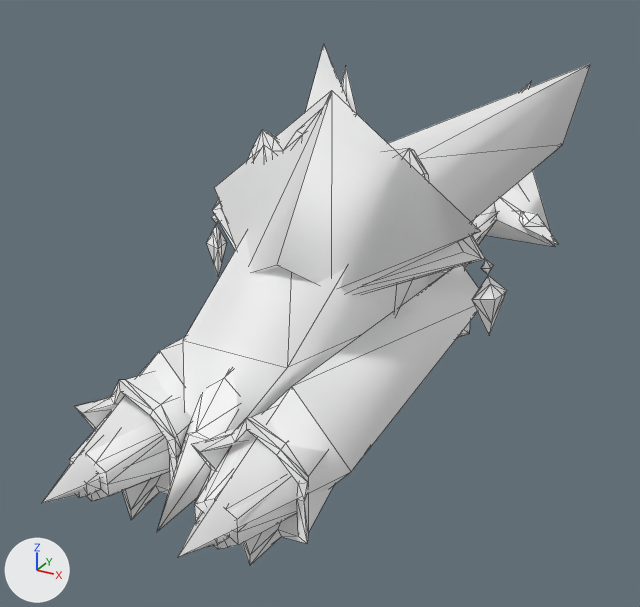
Two versions of the glTF model docs/models/weapons/w04/139.glb, one commit apart.
Before and after are seen from a 50 mm camera at (0.835, -2.181, 0.641) aimed at (-0.137, -0.415, -0.242). Lighting does not change. The marker at lower left points along +X, +Y and +Z. The picture after the commit comes second. Mesh edges are drawn as thin lines. Vertices at exactly the same position are counted once.

Before the edit, the objects in view are built like this:
```python
me_group_0 = bpy.data.meshes.new('Group[0]')
me_group_0.from_pydata(...)  # 643 vertices, 1057 faces; spans x -0.25..0.25, y -1.24..0.86, z -0.39..0.28
# faces by material slot: [389, 668]
me_group_0.materials.append(mat_xfb__e0_m00_hbg139_env)  # white #ffffff
me_group_0.materials.append(mat_xfb__e1_m00_hbg139_env)  # white #ffffff
me_group_1 = bpy.data.meshes.new('Group[1]')
me_group_1.from_pydata(...)  # 182 vertices, 304 faces; spans x -0.261..0.26, y -1.353..-0.79, z -0.401..-0.105
# faces by material slot: [92, 212]
me_group_1.materials.append(mat_xfb__e0_m00_hbg139_env)  # white #ffffff
me_group_1.materials.append(mat_xfb__e1_m00_hbg139_env)  # white #ffffff
me_group_2 = bpy.data.meshes.new('Group[2]')
me_group_2.from_pydata(...)  # 141 vertices, 244 faces; spans x -0.364..0.364, y -0.84..-0.531, z -0.161..0.328
# faces by material slot: [36, 208]
me_group_2.materials.append(mat_xfb__e0_m00_hbg139_env)  # white #ffffff
me_group_2.materials.append(mat_xfb__e1_m00_hbg139_env)  # white #ffffff
ob_group_0 = bpy.data.objects.new('Group[0]', me_group_0)
ob_group_0.location = (0.0, 0.0, 0.0)
ob_group_1 = bpy.data.objects.new('Group[1]', me_group_1)
ob_group_1.location = (0.0, 0.0, 0.0)
ob_group_2 = bpy.data.objects.new('Group[2]', me_group_2)
ob_group_2.location = (0.0, 0.0, 0.0)
# also in view: 'Group[100]' at (0.0, -0.137, -0.041)
```
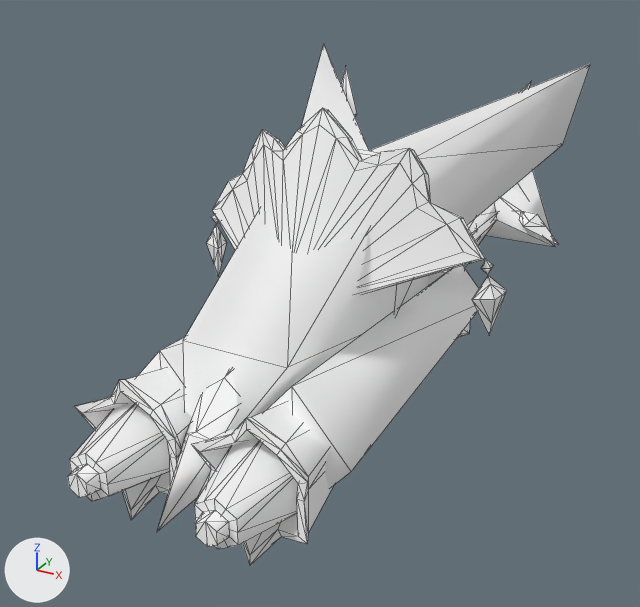
Pixel boxes [x1, y1, x2, y2] of what changed, in the pictures (640 x 607 px):
```json
{"object": "Group[2]", "change": "reshaped", "before": [206, 90, 507, 335], "after": [206, 108, 507, 335], "on screen": "7% shorter"}
{"object": "Group[1]", "change": "reshaped", "before": [42, 351, 351, 565], "after": [68, 368, 333, 565]}
{"part": 1, "of": "me_group_1", "change": "deleted", "before": [42, 351, 184, 503]}
{"part": 2, "of": "me_group_1", "change": "deleted", "before": [178, 387, 351, 557]}
{"part": 3, "of": "me_group_2", "change": "deleted", "before": [214, 90, 481, 293]}
```

Edits to the scene script, one JSON object a line:
```json
{"block": "me_group_1", "where": "# used by ob_group_1; location = (0.0, 0.0, 0.0)"}
{"op": "remove", "block": "me_group_1", "code": "me_group_1.from_pydata(...)  # 182 vertices, 304 faces; spans x -0.261..0.26, y -1.353..-0.79, z -0.401..-0.105"}
{"op": "add", "block": "me_group_1", "code": "me_group_1.from_pydata(...)  # 172 vertices, 296 faces; spans x -0.248..0.246, y -1.275..-0.79, z -0.401..-0.105"}
{"block": "me_group_1", "change": "me_group_1 part 1: the loose piece of 5 vertices spanning x -0.261..-0.025, y -1.353..-1.025, z -0.379..-0.106 is deleted"}
{"block": "me_group_1", "change": "me_group_1 part 2: the loose piece of 5 vertices spanning x 0.025..0.26, y -1.353..-1.025, z -0.379..-0.106 is deleted"}
{"block": "me_group_2", "where": "# used by ob_group_2; location = (0.0, 0.0, 0.0)"}
{"op": "remove", "block": "me_group_2", "code": "me_group_2.from_pydata(...)  # 141 vertices, 244 faces; spans x -0.364..0.364, y -0.84..-0.531, z -0.161..0.328"}
{"op": "add", "block": "me_group_2", "code": "me_group_2.from_pydata(...)  # 132 vertices, 230 faces; spans x -0.364..0.364, y -0.801..-0.531, z -0.161..0.295"}
{"block": "me_group_2", "change": "me_group_2 part 3: the loose piece of 9 vertices spanning x -0.304..0.322, y -0.84..-0.603, z -0.042..0.328 is deleted"}
```
